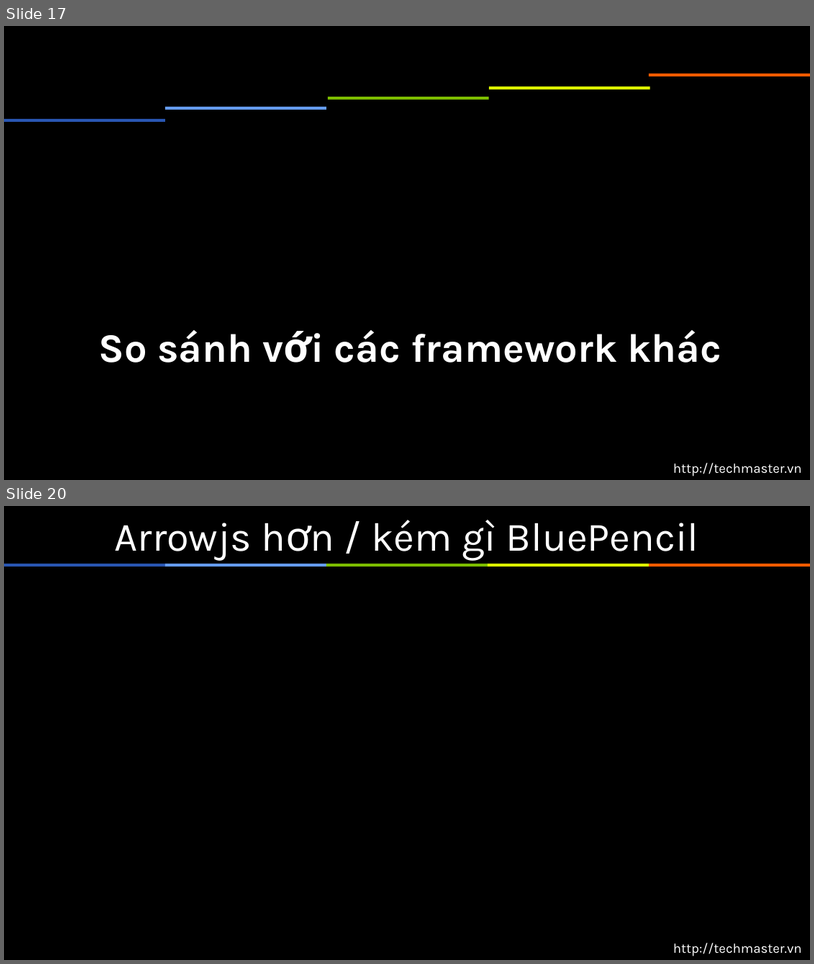
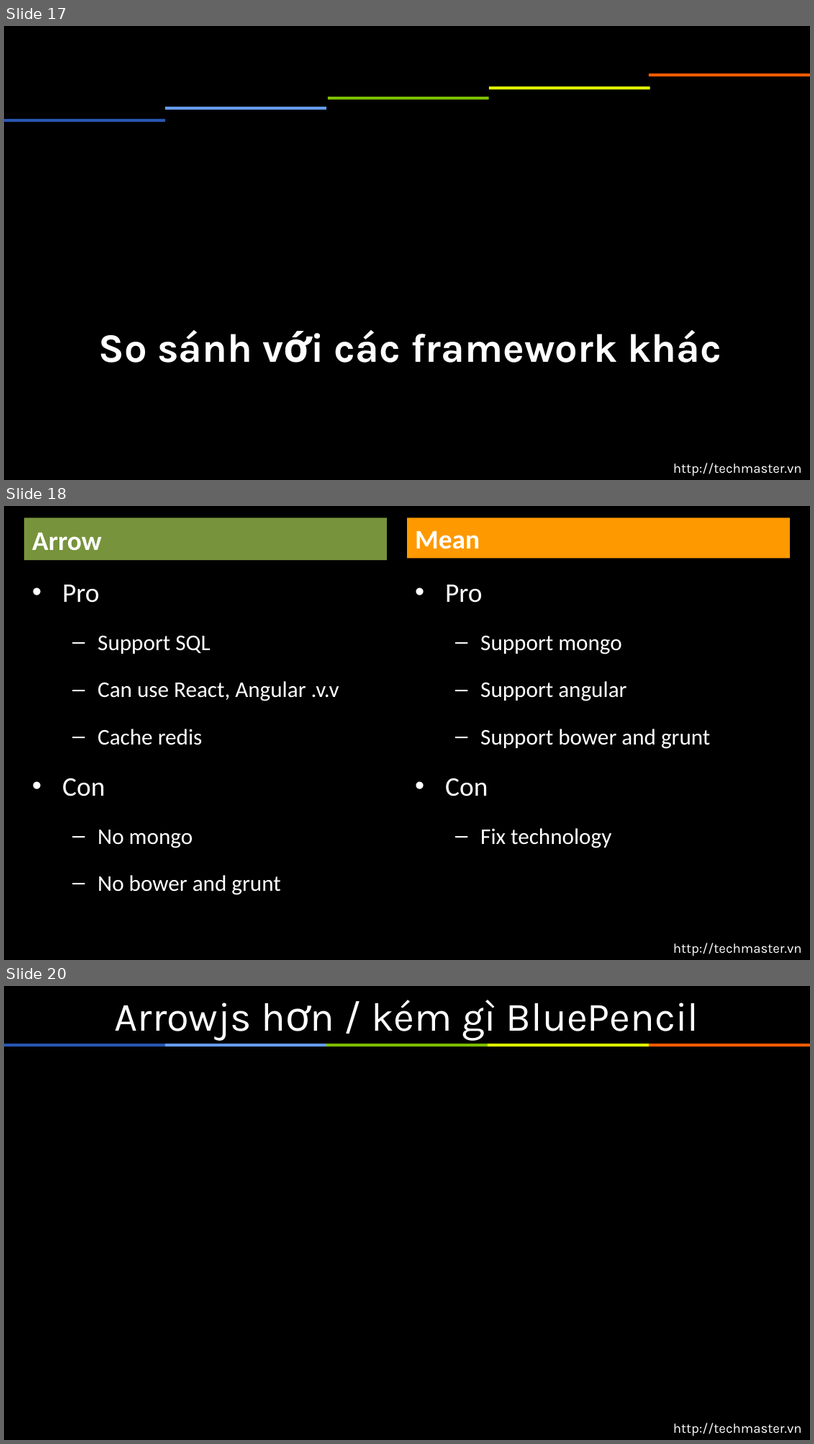
Before and after one commit to arrowjs/Documents, a slide deck: ArrowjsBasic.pptx. Shown one above the other, each under a label of ours: slides 17 and 20 before the commit, slides 17, 18 and 20 after it; the slides between them are not shown. The pictures are 814x964 and 814x1444 pixels, drawn with LibreOffice and Linux fonts; fonts in the diff are those of the drawing. Boxes give left, top, right and bottom in pixels: in the first picture for what was removed or moved away, otherwise in the second. Text is boxed around its words. In the diff, an @@ line names an element or a change of style, - is before the commit and + after.

```diff
--- a/ArrowjsBasic.pptx
+++ b/ArrowjsBasic.pptx
@@ slide 18 added at [4,506,810,960], background #000000; not listed: 1 template element that a slide beside it also shows @@
@@ text added at [24,518,387,560], fill #77933C, 24 pt, text #FFFFFF, bold @@
+Arrow
@@ text added at [407,518,790,559], fill #FF9900, 24 pt, text #FFFFFF, bold @@
+Mean
@@ text added at [62,584,340,895], 20 pt, text #FFFFFF @@
+• Pro
+  – Support SQL
+  – Can use React, Angular .v.v
+  – Cache redis
+• Con
+  – No mongo
+  – No bower and grunt
@@ text added at [445,584,710,848], 20 pt, text #FFFFFF @@
+• Pro
+  – Support mongo
+  – Support angular
+  – Support bower and grunt
+• Con
+  – Fix technology
```
Also in this commit, not shown: 2 other slides added, 3 slides removed.
